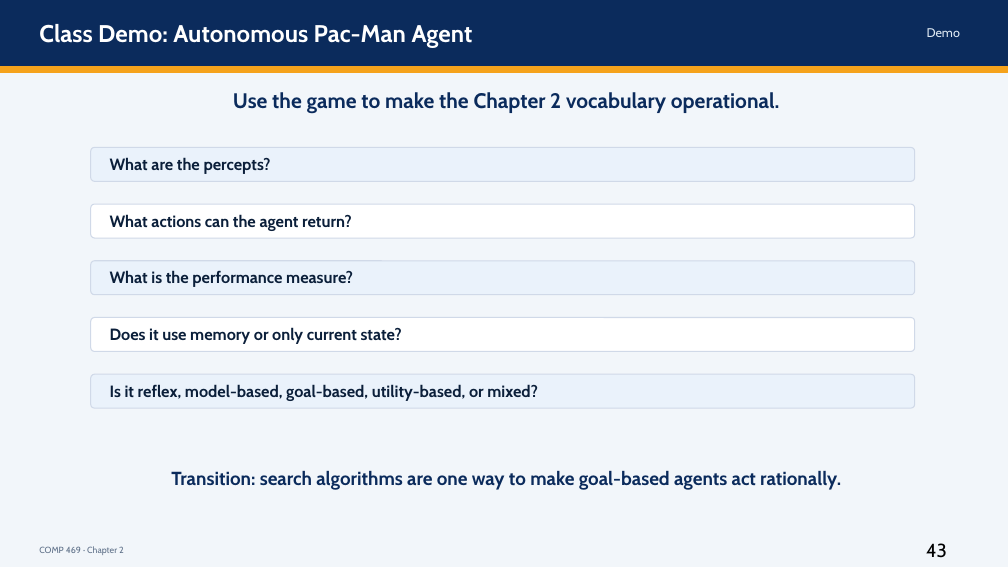
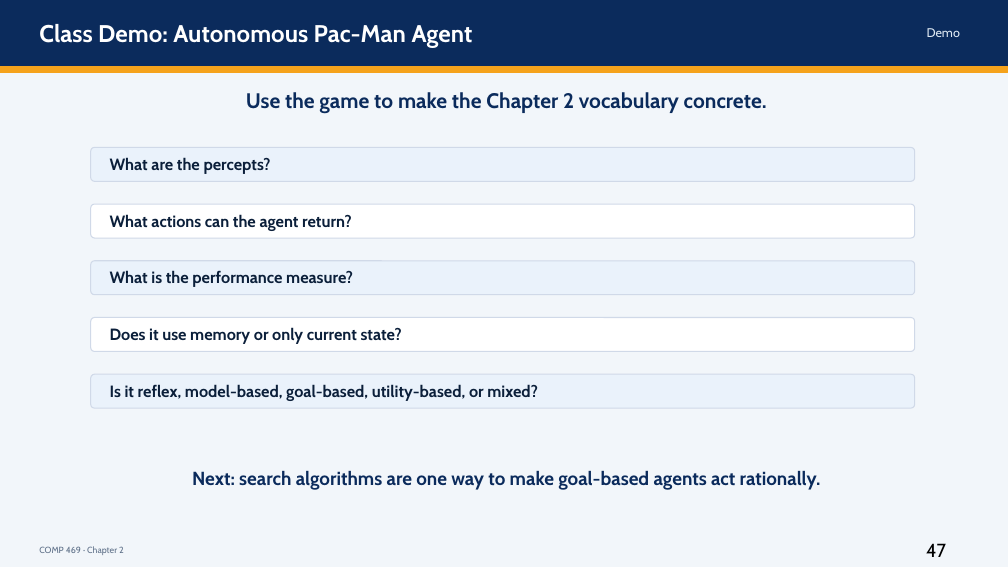
Before and after one commit to DrNatas/Comp_469, a slide deck: slide 47 of Fall 2026/L02 - Intelligent Agents/Chapter 2 - Intelligent Agents.pptx. Drawn at 1008x567 pixels with LibreOffice and Linux fonts; fonts in the diff are those of the drawing. Boxes give left, top, right and bottom in pixels: in the first picture for what was removed or moved away, otherwise in the second. Text is boxed around its words. In the diff, an @@ line names an element or a change of style, - is before the commit and + after.

```diff
--- a/Fall 2026/L02 - Intelligent Agents/Chapter 2 - Intelligent Agents.pptx
+++ b/Fall 2026/L02 - Intelligent Agents/Chapter 2 - Intelligent Agents.pptx
@@ text at <box>246,92,767,114</box>: text changed @@
-Use the game to make the Chapter 2 vocabulary operational.
+Use the game to make the Chapter 2 vocabulary concrete.
@@ text at <box>192,471,821,490</box>: text changed @@
-Transition: search algorithms are one way to make goal-based agents act rationally.
+Next: search algorithms are one way to make goal-based agents act rationally.
@@ text at <box>926,543,946,557</box>: text changed @@
-43
+47
```
Also in this commit, not shown: 37 other slides changed, 2 other files.
